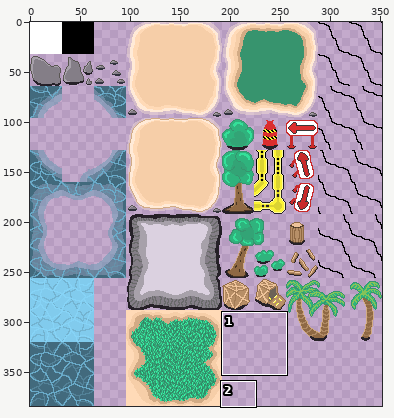
File history of a sprite sheet, assets/levels/TORPEDOES_Tileset_ForTesting.png. Above, an overview of the earlier version with the close-up marked.
Close-up. Before:
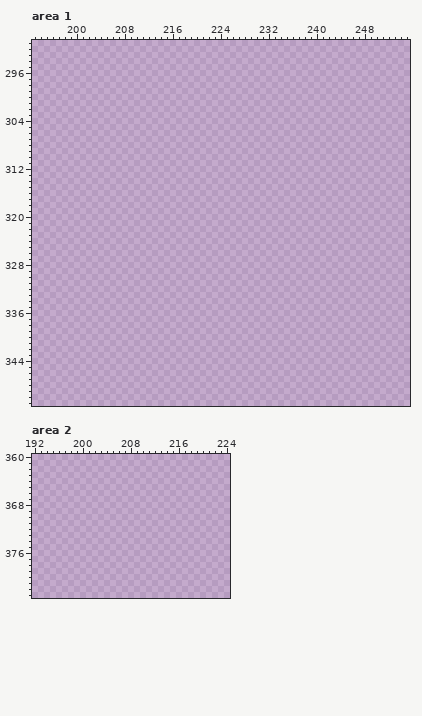
The file is 352x384 pixels. Colours within 5 levels of each other are drawn and written as one. Shown: area 1: x 193..255, y 291..351; area 2: x 192..224, y 360..383.
After:
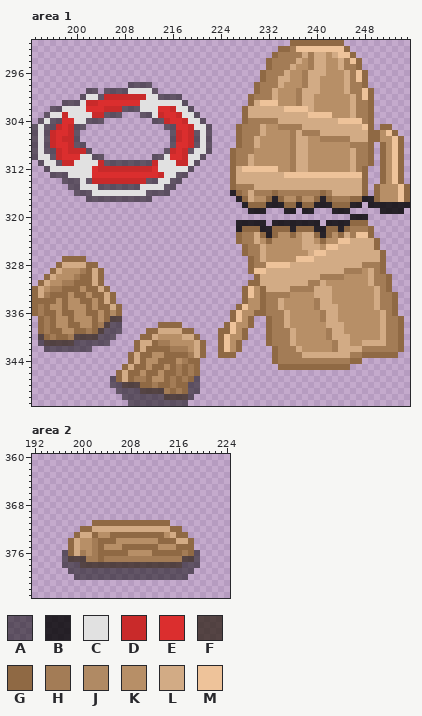
Palette (. is transparent): A #00000080  B #000000cc  C #e1e1e1  D #c92a2a  E #db2e2e  F #302317c0  G #8f6944  H #a37c56  J #b08a64  K #b78f67  L #d2ab85  M #eec39a
Message: Updated tileset Added few extra objects
The exact change:
Area 1:
y 291: x 236..244 ......... -> GGGGGGGGG
y 292: x 234..245 ............ -> GGHMMMMMMMMG
y 293: x 233..246 .............. -> GHHHHLHLLKLMMG
y 294: x 232..247 ................ -> GHHHHLKHLLKKLHMG
y 295: x 232..247 ................ -> GHHHLKKHLLKKLHHG
y 296: x 231..248 .................. -> GHHHLKKHLLLKKKLHMG
y 297: x 231..248 .................. -> GHHLLKKHLLKKKKLHMG
y 298: x 209..212 .... -> AAAA; x 230..248 ................... -> GHHHLKKKHLLKKKKLHHG
y 299: x 202..203 .. -> AA; x 205..213 ......... -> AAAACCCCA; x 230..249 .................... -> GHHLKKKHLLLKKKKLHHMG
y 300: x 201..217 ................. -> ACCADDDDDDDCCAAAA; x 229..249 ..................... -> GHHHLKKKHLLKKKKKKLHMG
y 301: x 198..218 ..................... -> AAACDDEEEEEEECCCCCCCA; x 229..249 ..................... -> GLMMMKKKHLLKKKKKKLHHG
y 302: x 196..219 ........................ -> AACCCCEEEDDDAAACCCEEDCCA; x 228..249 ...................... -> GLLLLLLMMMMLKKKKKKLHHG
y 303: x 195..207 ............. -> ACCDCCCCDDAAA; x 211..220 .......... -> AACDEEDCCA; x 228..249 ...................... -> GLLLLLLLLLLMMMMKKKLHHG
y 304: x 194..204 ........... -> ACAAEECCAAA; x 213..221 ......... -> AADEEDCCA; x 228..249 ...................... -> GHHHHHLLLLLLLLLLMMMMHG
y 305: x 193..201 ......... -> ACAADEDAA; x 215..222 ........ -> AAEEDCCA; x 227..249 ....................... -> GHHHLKKHHHHLLLLLLLLLLMG; x 251..252 .. -> GG
y 306: x 193..200 ........ -> ACADEEDA; x 216..222 ....... -> ADEDACA; x 227..253 ........................... -> GHHHLKKKKHLHHHLLLLLLLLGGKMG
y 307: x 193..200 ........ -> ACADEDDA; x 216..222 ....... -> ADEDACA; x 227..254 ............................ -> GHHLKKKKKHLLKKHHHHHLLLGGKKMG
y 308: x 193..201 ......... -> ACADEEDAA; x 216..222 ....... -> AEEDACA; x 227..249 ....................... -> GHHLKKKKKHLLKKKKKKKHHHG; x 251..254 .... -> GKMG
y 309: x 193..202 .......... -> ACAADEDDDA; x 215..222 ........ -> ADEDACCA; x 226..249 ........................ -> GHHHKKKKKKHLLKKKKKKKLHHG; x 251..254 .... -> GKMG
y 310: x 193..204 ............ -> ACCADEEECCAA; x 213..221 ......... -> AACEEDCCA; x 226..249 ........................ -> GHHLKKKKKKHLLKKKKKKKLHHG; x 251..254 .... -> GKMG
y 311: x 194..220 ........................... -> ACCADDCCCCDAAAAAAAADCCCDDCA; x 226..249 ........................ -> GHHLKKKKKKHLLKKKKKKKLHHG; x 251..254 .... -> GKMG
y 312: x 195..219 ......................... -> ACCCCCCCEDDDDDDDDDECCCCCA; x 226..248 ....................... -> GLMMMMMMKKHLLKKKKKKKLHG; x 251..254 .... -> GKMG
y 313: x 196..218 ....................... -> AAACCCCEEEEEEEEEEEDCCAA; x 226..248 ....................... -> GLLLLLLLLMMMMMMMMMMMMMG; x 251..254 .... -> GKMG
y 314: x 198..217 .................... -> AAACADDDDDDDDDAACCAA; x 226..248 ....................... -> GLLLLLLLLLLLLLLLLLLLLLG; x 251..254 .... -> GKMG
y 315: x 199..216 .................. -> AACCCAAAAAAACCCCAA; x 226..248 ....................... -> GHHHLLLLLLLLLLLLLLLLLLG; x 250..255 ...... -> GKKKMG
y 316: x 200..215 ................ -> AAACCCCCCCCCAAAA; x 226..248 ....................... -> BGHLHHHGHHHHHHHGHLLLLLG; x 250..255 ...... -> GKKKMG
y 317: x 202..212 ........... -> AAAAAAAAAAA; x 227..255 ............................. -> BGLKKGBGKKGKKGBGHHHGGBBGKKKMG
y 318: x 228..247 .................... -> BGGGBBBGGBGGBBBGGGBB; x 249..255 ....... -> BBBBBBB
y 319: x 229..231 ... -> BBB; x 235..236 .. -> BB; x 238..239 .. -> BB; x 243..245 ... -> BBB; x 251..254 .... -> BBBB
y 320: x 246..248 ... -> BBB
y 321: x 227..231 ..... -> BBBBB; x 233..240 ........ -> BBBBBBBB; x 242..248 ....... -> BBBBGGG
y 322: x 227..249 ....................... -> BGGGBBGGGBGGGBBGGBGHHHG
y 323: x 227..249 ....................... -> GHHLGBGKKGKLLGBGKGLHMMG
y 324: x 227..250 ........................ -> GHHLKGKKKKKLLKGKKMMLLLLG
y 325: x 228..250 ....................... -> GHHLKKKKKKLLLKMMLLLLLLG
y 326: x 228..251 ........................ -> GHHLKKKKKKKLMMLLLLLLLLLG
y 327: x 198..201 .... -> GGGG; x 229..251 ....................... -> GHLKKKKKMMMLLLLLLLLLLLG
y 328: x 197..203 ....... -> GLLLLGG; x 229..251 ....................... -> GHHMMMMLLLLLLLLLLLLHHHG
y 329: x 196..204 ......... -> GLKKKHGLG; x 229..251 ....................... -> GMMLLLLLLLLLLLLLHHHKLHG
y 330: x 195..204 .......... -> GLKKKHGGLG; x 230..252 ....................... -> GLLLLLLLLLLHHHHKKKKLHHG
y 331: x 194..204 ........... -> GLKKHHGGGLG; x 229..252 ........................ -> GGLLLLLLLLHHLKKKKKKKLHHG
y 332: x 193..205 ............. -> GLKHHGGGKGGLG; x 228..252 ......................... -> GMKGLLLLHHHHLLLKKKKKKKLHG
y 333: x 193..206 .............. -> GLHGGGKGGKGGLG; x 228..253 .......................... -> GMKGHHHHKKKKLLLKKKKKKKLHHG
y 334: x 193..206 .............. -> GGGGKGKKGGKGLG; x 228..253 .......................... -> GKKGHHLKKKKKHLLKKKKKKKLHHG
y 335: x 193..207 ............... -> GHGKKGKKKGKGGLG; x 227..253 ........................... -> GMKKGHHLKKKKKHLLLKKKKKKLHHG
y 336: x 193..207 ............... -> GHGGKGGKKGGKGJG; x 226..253 ............................ -> GMKKGGHHHLKKKKKHLLKKKKKKKLHG
y 337: x 194..207 .............. -> GHGKKGKKKGKGFF; x 226..229 .... -> GMKG; x 232..254 ....................... -> GHHLKKKKKHLLKKKKKKKLHHG
y 338: x 194..207 .............. -> GHGKKGGKKGHFAA; x 214..217 .... -> GGGG; x 225..229 ..... -> GMKKG; x 232..254 ....................... -> GHHLKKKKKKLLLKKKKKKLHHG
y 339: x 194..207 .............. -> GHGGKKGGHGFAAA; x 212..219 ........ -> GGLLLLGG; x 224..228 ..... -> GGMKG; x 232..254 ....................... -> GHHHLKKKKKHLLKKKKKKLHHG
y 340: x 194..206 ............. -> FGHGGHFFFFAAA; x 211..220 .......... -> GGLKKKKLLG; x 224..228 ..... -> GMKKG; x 232..254 ....................... -> GHHHLKKKKKHLLLKKKKKLHHG
y 341: x 194..205 ............ -> AFFFFFAAAAAA; x 210..221 ............ -> GLLGHHKKKKLG; x 224..227 .... -> GMKG; x 232..254 ....................... -> GHHHLKKKKKKHLLKKLLLLHHG
y 342: x 195..202 ........ -> AAAAAAAA; x 210..221 ............ -> GLGGGGHHHKLG; x 224..227 .... -> GMKG; x 233..254 ...................... -> GHHHLKKKKKHLLLLHHHHHHG
y 343: x 209..221 ............. -> GLGGKKGGGGHLG; x 224..226 ... -> GGG; x 233..253 ..................... -> GHHHHLLLLLLLLHHGGGGGG
y 344: x 209..220 ............ -> GLGKKGGGKHGG; x 233..247 ............... -> GHHHHHHHHHHHHGG
y 345: x 208..220 ............. -> GLGGKGGKGHGHG; x 234..245 ............ -> GGGGGGGGGGGG
y 346: x 207..220 .............. -> GLGGKGGKGGHGHG
y 347: x 206..220 ............... -> AGLGHHGKKGHGHGA
y 348: x 206..220 ............... -> AAFFFGGHGGHGGAA
y 349: x 207..220 .............. -> AAAAFFFFHGHGAA
y 350: x 208..219 ............ -> AAAAAAAFFFFA
y 351: x 209..218 .......... -> AAAAAAAAAA
Area 2:
y 371: x 202..214 ............. -> GGGGGGGGGGGGG
y 372: x 200..216 ................. -> GGLLLLLLLLLLLLLGG
y 373: x 199..217 ................... -> GLLGKKGGGGGGGGGKLGG
y 374: x 198..218 ..................... -> GLKKHGGGKKKKKKKGGGLLG
y 375: x 198..218 ..................... -> GLKKHGKKKGGGGGGKKKGGG
y 376: x 197..219 ....................... -> AGLHKHGGGGGKKKKGGGGGHGA
y 377: x 197..219 ....................... -> AFFFHHGHHHHHHHHHHHHHFFA
y 378: x 197..219 ....................... -> AAAFFFFFFFFFFFFFFFFFAAA
y 379: x 198..218 ..................... -> AAAAAAAAAAAAAAAAAAAAA
y 380: x 199..217 ................... -> AAAAAAAAAAAAAAAAAAA
Boxes around the changes in both close-ups, in picture pixels (x1, y1, x2, y2):
added: (32, 40, 410, 406)
added: (62, 520, 200, 580)
